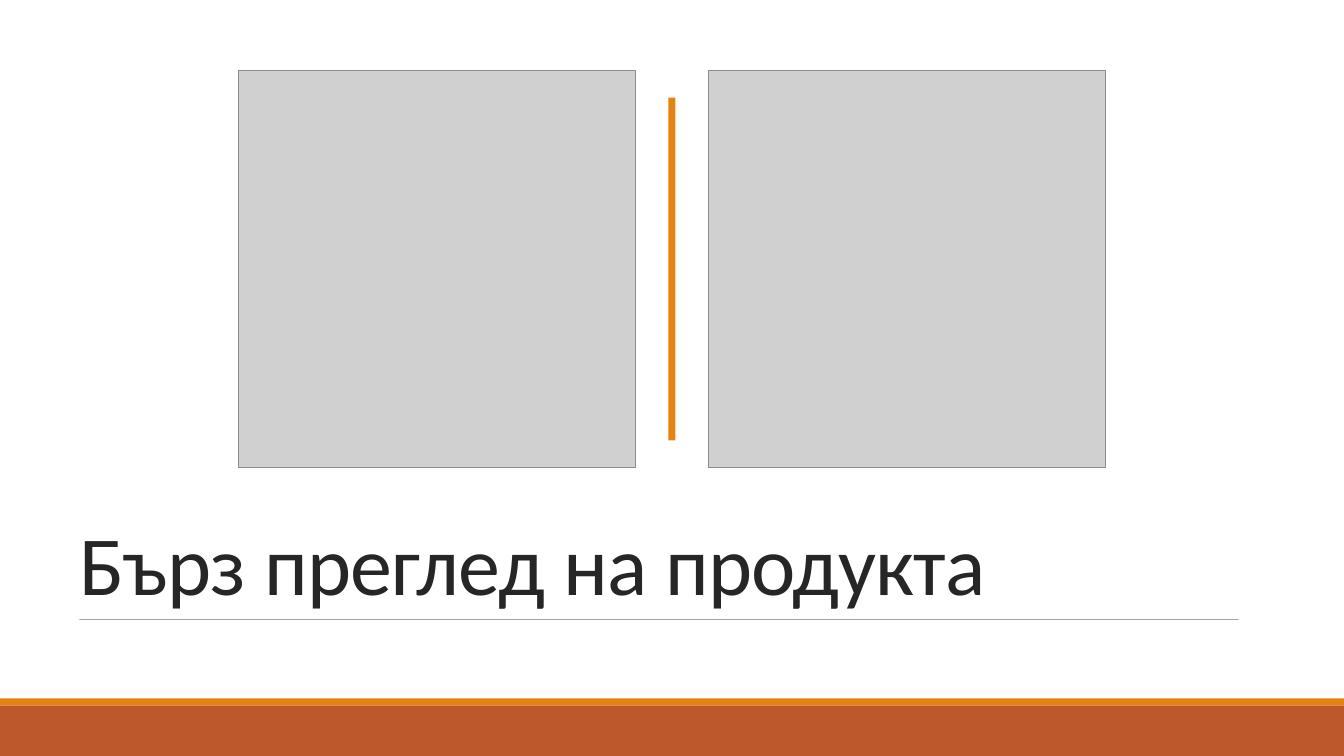
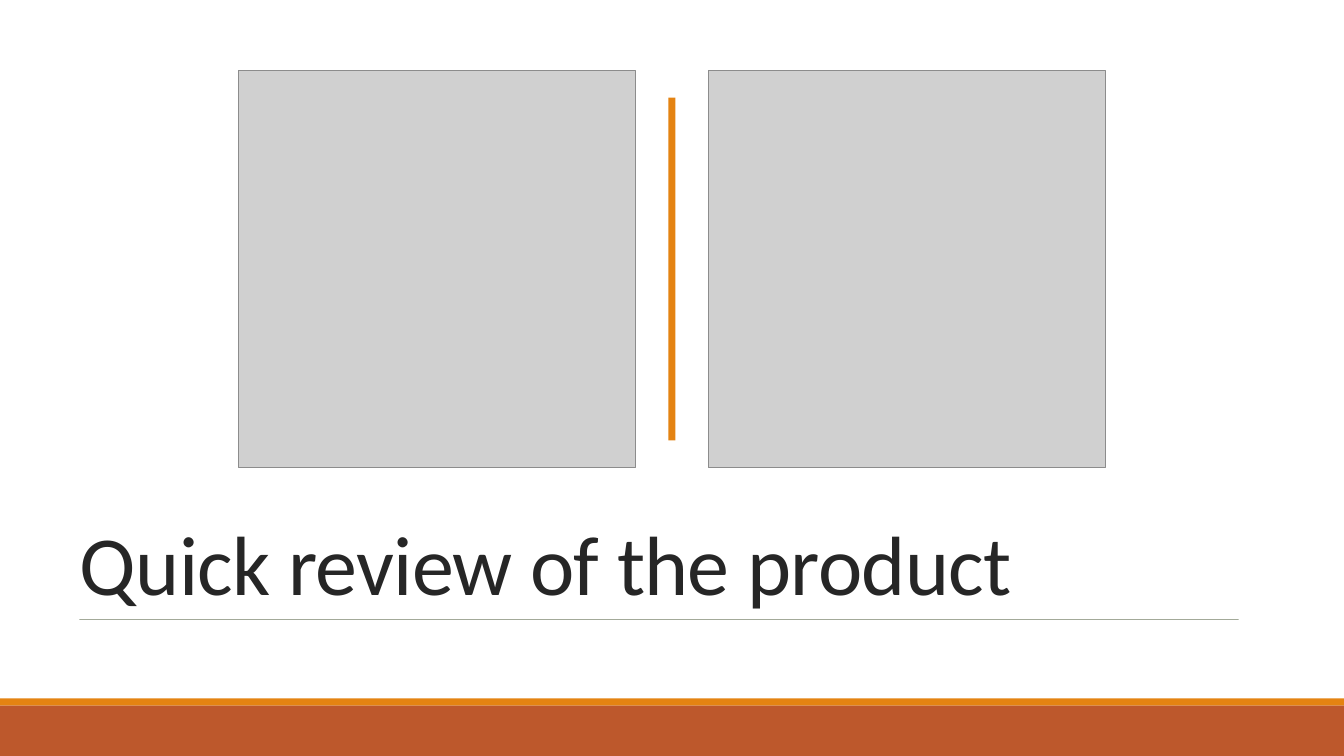
Before and after one commit to INMihaylov19/Dos, a slide deck: slide 6 of Documents/Presentation.pptx. Drawn at 1344x756 pixels with LibreOffice and Linux fonts; fonts in the diff are those of the drawing; grey boxes stand for pictures. Boxes give left, top, right and bottom in pixels: in the first picture for what was removed or moved away, otherwise in the second. Text is boxed around its words. In the diff, an @@ line names an element or a change of style, - is before the commit and + after.

```diff
--- a/Documents/Presentation.pptx
+++ b/Documents/Presentation.pptx
@@ title at (80,536,1011,609): text changed @@
-Бърз преглед на продукта
+Quick review of the product
```
Also in this commit, not shown: 5 other slides changed.
